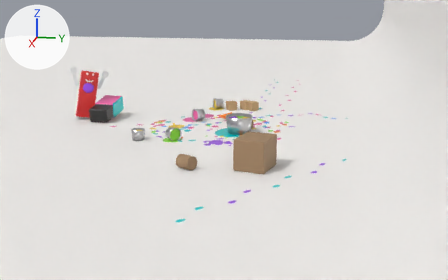
An edit to the Blender file blender/kylling_previs/kylling_previs.blend, drawn before and after from the same camera.
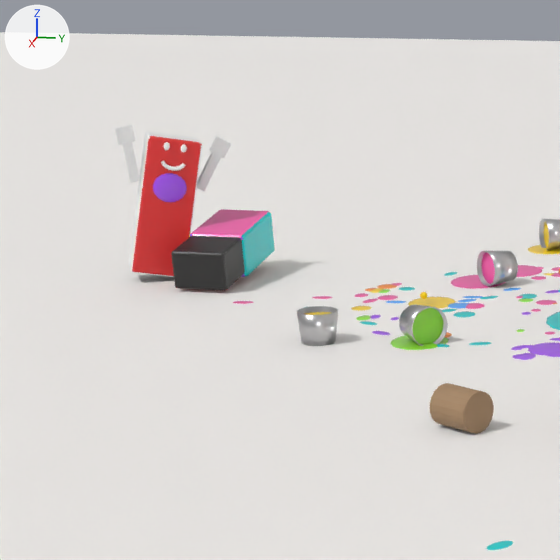
There are two pictures of each version: one from a camera (50 mm lens) standing at (20.87, 4.04, 4.93) and looking at (-1.78, -0.49, -0.74), one close up on the part from 7% to 49% of the width and 9% to 76% of the height. Lighting does not change. The marker at upper left points along +X, +Y and +Z. The older version's two pictures come first. Both versions are drawn at frame 1306 of the action 'GuttAction'; the numbers are the values there.

The first close-up shows 'Flekk_Jente', 'Gutt', 'Gutt_Malingsdrakt', 'Jente', 'Jente_Dansearm_H', 'Spann_Gutt', 'Spann_Jente', 'Studio_Cyclorama', 'Velt_Boks_Lime', 'Velt_Boks_Lime_Maling', 'Velt_Krakk_1' and 41 more.
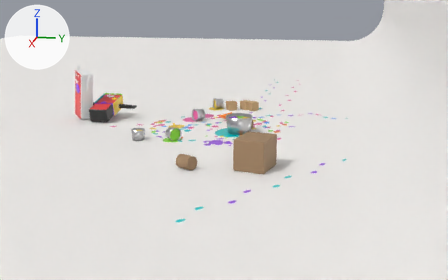
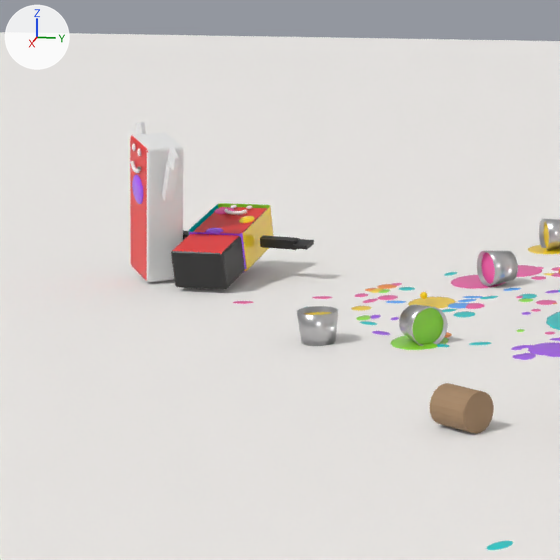
What the commit changed:
Object 'Gutt' (ob_gutt) moves from (-0.45, -5.0, 0.28) to (-0.45, -5.0, 0.29).
Object 'Gutt' (ob_gutt) turns from (82, 0, 270) to (100, 180, 270) degrees about x, y and z.
Object 'Jente' (ob_jente) turns from (0, 10, 120) to (0, 10, 42) degrees about x, y and z.
Object 'Jente_Dansearm_H' (ob_jente_dansearm_h) moves from (0.42, 0.0, 1.1) to (0.44, 0.0, 1.1).
Object 'Gutt_Dansearm_V' (ob_gutt_dansearm_v) is rescaled from (0.0, 0.0, 0.0) to (1.0, 1.0, 1.0).

What differs and where, as boxes [x1, y1, x2, y2] in the close-ups (560 x 560 px):
'Jente', turned: before [129, 132, 202, 277]; after [130, 133, 184, 282]
'Gutt', moved, turned: before [171, 236, 245, 290]; after [171, 207, 267, 289]
'Gutt_Malingsdrakt', moved, turned: before [189, 209, 275, 277]; after [188, 203, 274, 272]
'Flekk_Jente', turned: before [153, 173, 187, 202]; after [132, 174, 143, 204]
'Jente_Dansearm_H', turned, moved: before [197, 151, 222, 191]; after [162, 162, 179, 202]
'Jente_Dansearm_H_Haand', turned, moved: before [209, 136, 231, 158]; after [168, 147, 179, 172]
'Gutt_Dansearm_V', moved, turned, rescaled (not visible before): after [260, 235, 299, 250]
'Jente_Dansearm_V', turned (not visible afterwards): before [122, 140, 140, 183]
'Jente_Dansearm_V_Haand', turned: before [115, 125, 135, 145]; after [136, 122, 146, 134]
'Jente_Smil', turned: before [161, 160, 186, 171]; after [130, 161, 141, 173]
'Gutt_Dansearm_V_Haand', moved, turned, rescaled (not visible before): after [293, 239, 314, 250]
'Gutt_Forside_Flekk_1', moved, turned (not visible before): after [239, 216, 255, 223]
'Gutt_Smil', moved, turned (not visible before): after [224, 209, 247, 215]
'Gutt_Forside_Flekk_0', moved, turned (not visible before): after [214, 207, 235, 214]
'Gutt_Forside_Flekk_2', moved, turned (not visible before): after [205, 228, 224, 233]
'Jente_Oye_H', turned: before [181, 144, 187, 152]; after [137, 148, 141, 156]
'Jente_Oye_V', turned: before [164, 142, 170, 150]; after [132, 143, 136, 151]
'Gutt_Oye_V', moved, turned (not visible before): after [230, 205, 237, 209]
